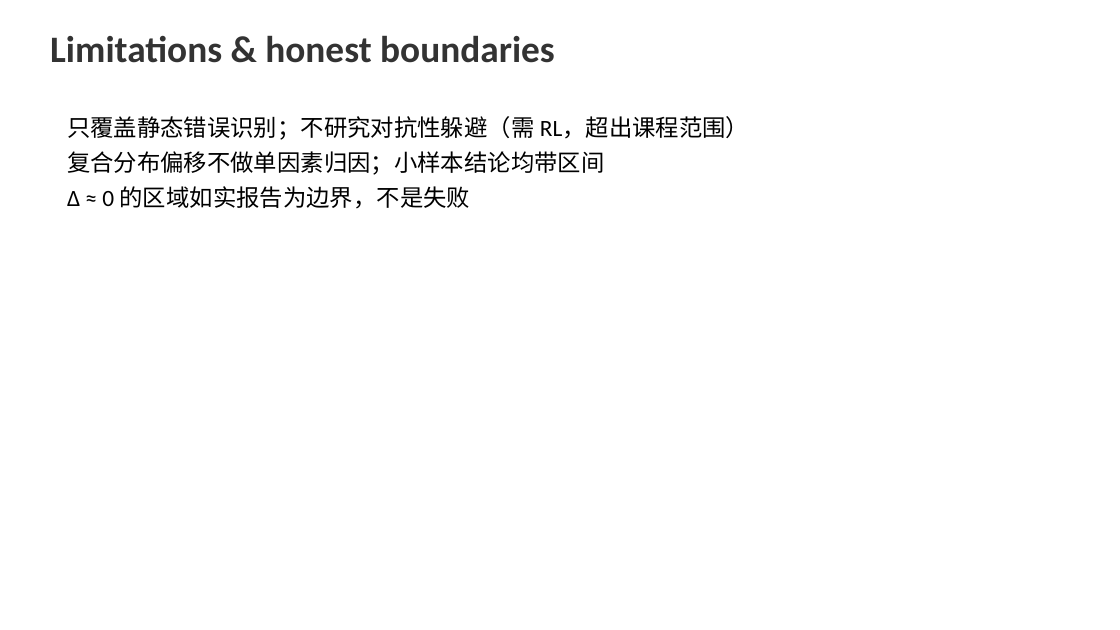
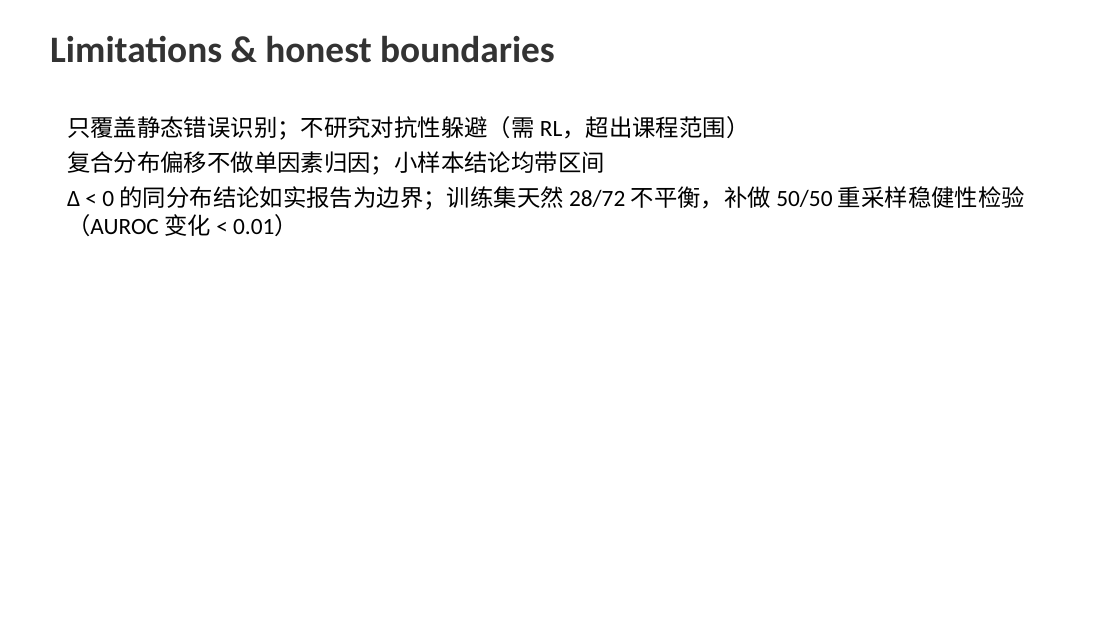
Before and after one commit to FauReam/text-monitor-436, a slide deck: slide 11 of slides/final.pptx. Drawn at 1120x630 pixels with LibreOffice and Linux fonts; fonts in the diff are those of the drawing. Boxes give left, top, right and bottom in pixels: in the first picture for what was removed or moved away, otherwise in the second. Text is boxed around its words. In the diff, an @@ line names an element or a change of style, - is before the commit and + after.

```diff
--- a/slides/final.pptx
+++ b/slides/final.pptx
@@ text at (67, 186, 1025, 236): text changed @@
-Δ ≈ 0 的区域如实报告为边界，不是失败
+Δ < 0 的同分布结论如实报告为边界；训练集天然 28/72 不平衡，补做 50/50 重采样稳健性检验（AUROC 变化 < 0.01）
```
Also in this commit, not shown: 7 other slides changed, 2 slides added, 2 slides removed, 44 other files.
